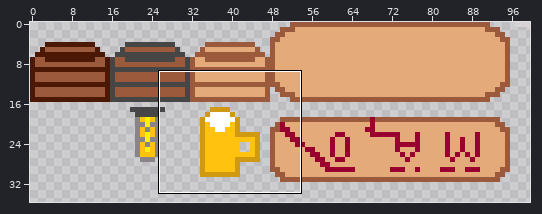
Sprite sheet -- textures/furniture.png. The picture above shows the old version from afar; the outline marks the close-up.
Close-up. Before the commit:
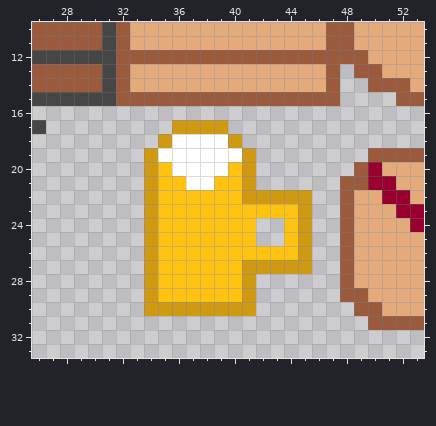
The file is 100x100 pixels. Shown: x 26..53, y 10..33. The wide view leaves out empty margins.
Now the later version:
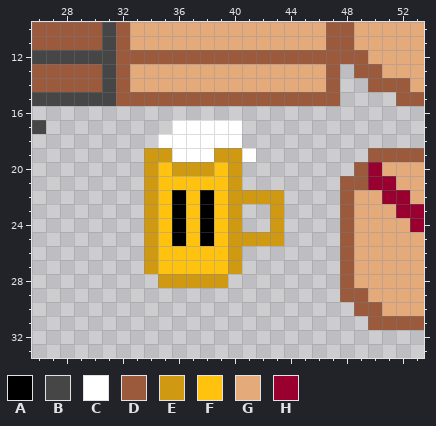
Palette (. is transparent): A #000000  B #464646  C #ffffff  D #9c5a3c  E #cf9911  F #ffc20e  G #e5aa7a  H #990030
Changes in this commit:
The author changed colour F to colour A in rows 22 to 25 at x 36 and 38.
Colour C now appears in row 17 at x 40.
The author changed colour E to colour C in row 17 at x 36 to 39; in row 18 at x 35 and 40; in row 19 at x 41.
Colour E now appears in row 24 at x 43; in row 25 at x 42 to 43.
The author changed colour C to colour E in row 19 at x 35 and 39 to 40; in row 20 at x 36 to 38.
The author changed colour F to colour E in rows 20 to 22 at x 40; in row 23 at x 40 and 43; in row 24 at x 40; in row 25 at x 40 to 41; in rows 26 to 27 at x 40; in row 28 at x 35 to 39.
The author changed colour C to colour F in row 20 at x 39; in row 21 at x 37 to 38.
The edit erases colour E in rows 20 to 21 at x 41; in row 22 at x 44 to 45; in rows 23 to 26 at x 45; in row 27 at x 41 to 45; in rows 28 to 29 at x 34 and 41; in row 30 at x 34 to 41.
The edit erases colour F in row 23 at x 41 to 42 and 44; in row 24 at x 41 and 44; in row 25 at x 44; in row 26 at x 41 to 44; in row 28 at x 40; in row 29 at x 35 to 40.
Where, in picture pixels (left, top, right, bottom), the same in both close-ups:
changed: (144, 120, 312, 316)
